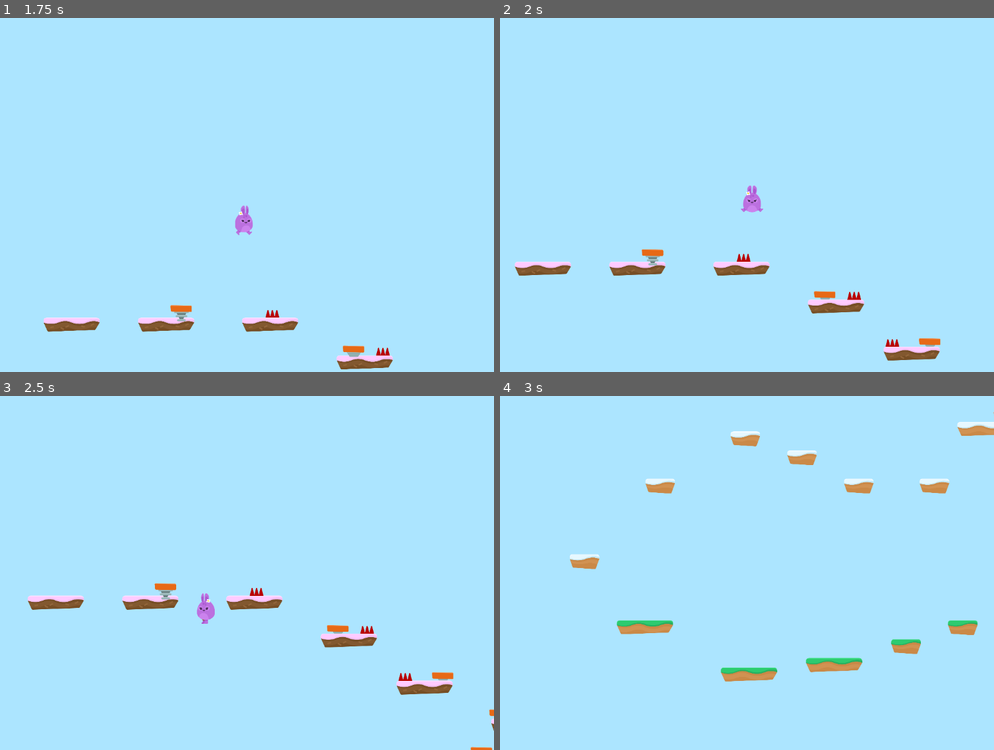
Above: before the commit, frames 1-4 (two rows, left to right).
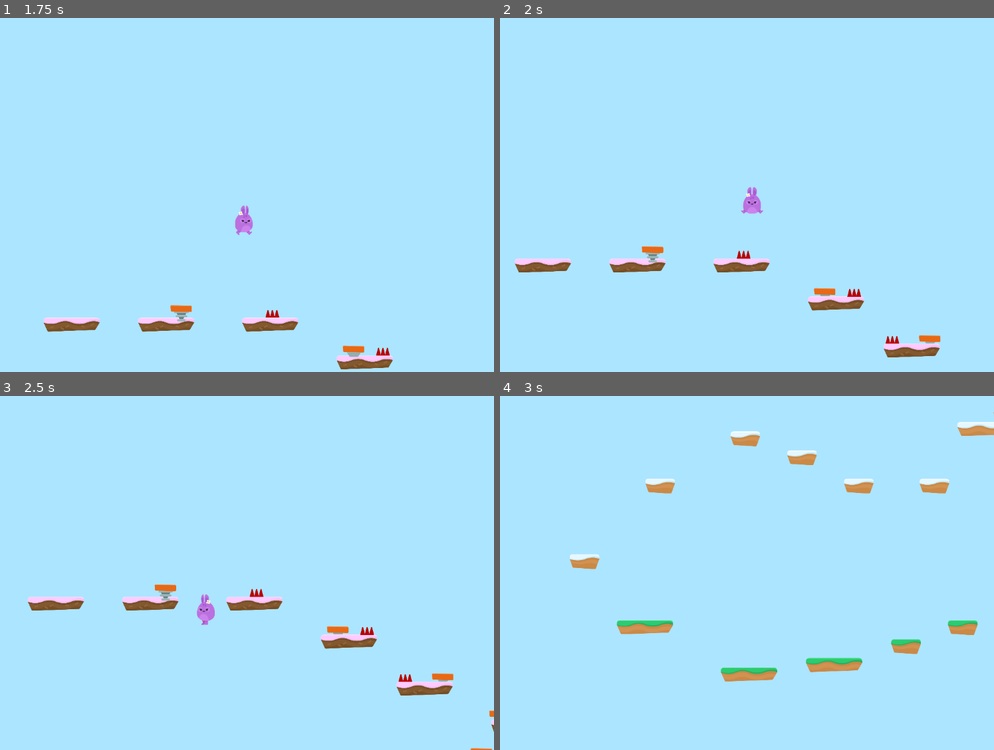
Above: after the commit, the same moments.

Repository: d-fect/DiscoveringGodot
Game: Godot game, scene res://Levels/Level1.tscn
Two runs of this game, one before a commit and one after it. Both use one fixed random seed, a clock stepped at 60 frames per second and the inputs below.
Inputs:
- Up to frame 1 (1.75 s): hold D (right) from 0.53 s (still down); tap Space (jump) at 0.77, 1.52 s
- Up to frame 2 (2 s): keep holding D (right)
- Up to frame 3 (2.5 s): release D (right) at 2.03 s; hold A (left) from 2.03 s (still down)
- Up to frame 4 (3 s): release A (left) at 2.78 s; hold D (right) from 2.78 s (still down)

Frame 1 is identical in both runs. In frame 2, 2.2% of the frame differs, in the area x 2-90%, y 47-97%; in frame 3, 1.1%; in frame 4, less than 0.1%.

Commit message:
47: Created Gamestate-script and moved hurt and end_game there. Introduced using groups.

Diff:
--- a/Hoppy Days/Hazards/Hazards.gd
+++ b/Hoppy Days/Hazards/Hazards.gd
@@ -2,4 +2,4 @@
 
 func _on_SpikeTop_body_entered(body):
 	if body.has_method("hurt"):
-		body.hurt()
+		get_tree().call_group("Gamestate", "hurt")
--- /dev/null
+++ b/Hoppy Days/Levels/GameState.gd
@@ -0,0 +1,16 @@
+extends Node2D
+
+var  lives : int = 3
+
+func _ready():
+	add_to_group("Gamestate")
+
+func hurt():
+	lives -= 1
+	$Player.hurt()
+	if lives < 0:
+		end_game()
+
+
+func end_game():
+	get_tree().change_scene("res://Levels/GameOver.tscn")
--- a/Hoppy Days/Levels/Level1.tscn
+++ b/Hoppy Days/Levels/Level1.tscn
@@ -1,20 +1,22 @@
-[gd_scene load_steps=7 format=2]
+[gd_scene load_steps=8 format=2]
 
-[ext_resource path="res://Player/Player.tscn" type="PackedScene" id=1]
-[ext_resource path="res://Levels/Tileset.tres" type="TileSet" id=2]
-[ext_resource path="res://Hazards/SpikeTop.tscn" type="PackedScene" id=3]
-[ext_resource path="res://Hazards/SpikedTop.tscn" type="PackedScene" id=4]
-[ext_resource path="res://Items/JumpPad.tscn" type="PackedScene" id=5]
-[ext_resource path="res://SFX/Chiptune_Adventures_1.ogg" type="AudioStream" id=6]
+[ext_resource path="res://Levels/GameState.gd" type="Script" id=1]
+[ext_resource path="res://Player/Player.tscn" type="PackedScene" id=2]
+[ext_resource path="res://Levels/Tileset.tres" type="TileSet" id=3]
+[ext_resource path="res://Hazards/SpikeTop.tscn" type="PackedScene" id=4]
+[ext_resource path="res://Hazards/SpikedTop.tscn" type="PackedScene" id=5]
+[ext_resource path="res://Items/JumpPad.tscn" type="PackedScene" id=6]
+[ext_resource path="res://SFX/Chiptune_Adventures_1.ogg" type="AudioStream" id=7]
 
 [node name="Level1" type="Node2D"]
+script = ExtResource( 1 )
 
-[node name="Player" parent="." instance=ExtResource( 1 )]
+[node name="Player" parent="." instance=ExtResource( 2 )]
 position = Vector2( 667.347, 223.785 )
 collision_mask = 6
 
 [node name="TileMap" type="TileMap" parent="."]
-tile_set = ExtResource( 2 )
+tile_set = ExtResource( 3 )
 collision_layer = 2
 format = 1
 tile_data = PoolIntArray( 524296, 0, 0, 524306, 0, 0, 524317, 0, 0, 589955, 2, 0, 786471, 0, 0, 786504, 6, 0, 786554, 2 …(647 unchanged characters)…
--- a/Hoppy Days/Player/Player.gd
+++ b/Hoppy Days/Player/Player.gd
@@ -3,7 +3,6 @@
 var motion : Vector2 = Vector2(0,0)
 var left : int = 0
 var right : int = 0
-var  lives : int = 3
 
 const SPEED : int = 1000
 const GRAVITY = 300
@@ -27,7 +26,7 @@
 # This will fix a "bug" where rabbit won't always jump but feels a little stuck to the ground
 func apply_gravity():
 	if position.y > WORLD_BOTTOM:
-		end_game()
+		get_tree().call_group("Gamestate", "end_game")
 	motion.y += GRAVITY
 
 
@@ -46,22 +45,14 @@
 	motion.x = (left + right) *  SPEED
 
 
-#Animation function as given by Rob (https://www.udemy.com/user/rob-van-putten-2/) in lecture 37
 func animate():
 	emit_signal("animate", motion)
 
 
-func end_game():
-	get_tree().change_scene("res://Levels/GameOver.tscn")
+func boost():
+	motion.y -= JUMP_SPEED * BOOST_MULTIPLIER
 
 
 func hurt():
 	motion.y -= JUMP_SPEED
-	lives -= 1
 	$PainSFX.play()
-	if lives < 0:
-		end_game()
-
-
-func boost():
-	motion.y -= JUMP_SPEED * BOOST_MULTIPLIER
--- a/Hoppy Days/Player/PlayerAnimation.gd
+++ b/Hoppy Days/Player/PlayerAnimation.gd
@@ -1,5 +1,6 @@
 extends AnimatedSprite
 
+#Animation function as given by Rob (https://www.udemy.com/user/rob-van-putten-2/) in lecture 37
 func _on_Player_animate(motion):
 	if motion.y < 0:
 		play("jump")
Not shown: 1 places in Hoppy Days/Levels/Level1.tscn that only renumber resources
